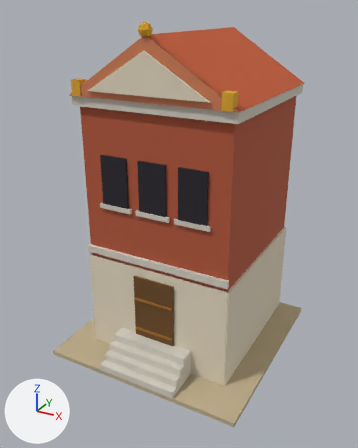
Before and after pictures for a commit that changed the glTF model rzym3d/godot/modele/kuria.glb.
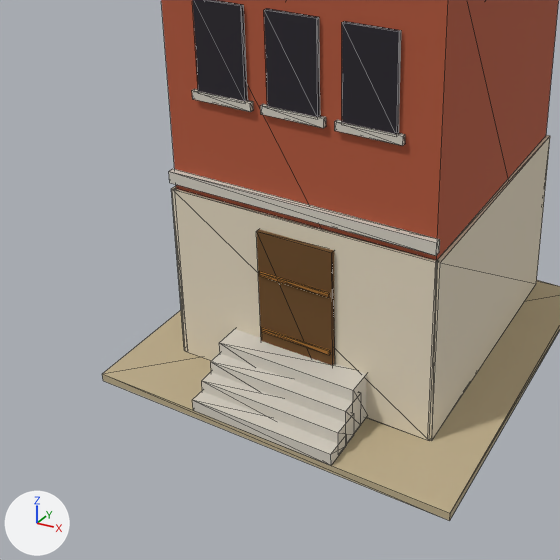
Old and new are each drawn whole from a camera (50 mm lens) standing at (1.91, -3.6, 2.94) and looking at (-0.01, -0.12, 1.2) and again close up on the part from 0% to 81% of the width and 35% to 100% of the height. The axes (+X, +Y, +Z) are drawn at lower left. The lights are the same throughout. The last two pictures show the newer version. The close-ups show mesh edges as thin lines. Vertices at exactly the same position are counted once.

The scene before the commit, as lines of its bpy script (objects in view):
```python
me_kuria = bpy.data.meshes.new('kuria')
me_kuria.from_pydata(...)  # 214 vertices, 324 faces; spans x -0.9..0.9, y -0.9..0.9, z 0.0..2.85
me_kuria.materials.append(mat_m_bcac8a)  # beige #bdae8b
me_kuria.materials.append(mat_m_b2583c)  # orange #b35739
me_kuria.materials.append(mat_m_e2d6be)  # pale yellow #e3d7bf
me_kuria.materials.append(mat_m_d4cec2)  # light grey #d5cfc3
me_kuria.materials.append(mat_m_785632)  # brown #79552e
me_kuria.materials.append(mat_m_ba803e)  # orange #bc813c
me_kuria.materials.append(mat_m_28242c)  # black #231f28
me_kuria.materials.append(mat_m_c65c36)  # orange #c75c33
me_kuria.materials.append(mat_m_ce7c56)  # orange #cf7d55
me_kuria.materials.append(mat_m_e8b63a)  # yellow #e9b737
me_kuria.materials.append(mat_m_e8b63a_001)  # yellow #e9b737
ob_kuria = bpy.data.objects.new('kuria', me_kuria)
ob_kuria.location = (0.0, 0.0, 0.0)
```
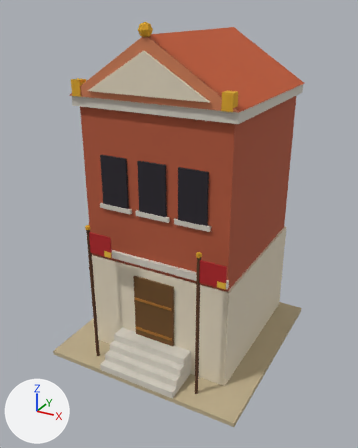
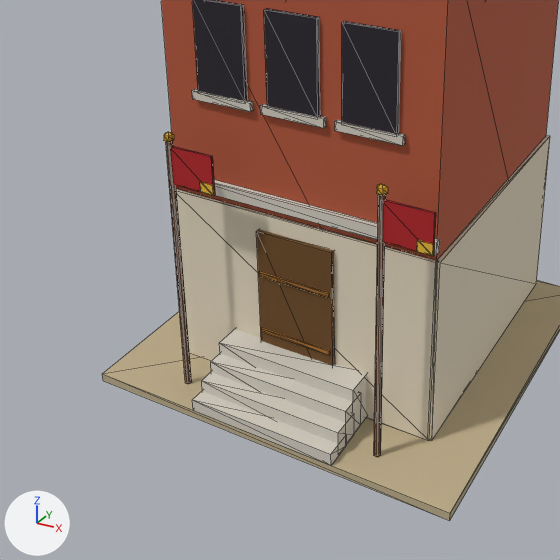
The change, as a diff of the scene's bpy script:
```diff
--- a/rzym3d/godot/modele/kuria.glb.py
+++ b/rzym3d/godot/modele/kuria.glb.py
@@ mat_m_583820 @@
+mat_m_583820 = principled_material('m_583820')
+mat_m_583820.base_color = (0.0963, 0.0356, 0.0104)  # brown #57351a
+mat_m_583820.roughness = 0.85
@@ mat_m_e8b63a_002 @@
+mat_m_e8b63a_002 = principled_material('m_e8b63a.002')
+mat_m_e8b63a_002.base_color = (0.812, 0.476, 0.0385)  # yellow #e9b737
+mat_m_e8b63a_002.roughness = 0.85
@@ mat_m_b02226 @@
+mat_m_b02226 = principled_material('m_b02226')
+mat_m_b02226.base_color = (0.442, 0.0119, 0.0152)  # red #b11c21
+mat_m_b02226.roughness = 0.85
@@ me_kuria @@
 # used by ob_kuria; location = (0.0, 0.0, 0.0)
-me_kuria.from_pydata(...)  # 214 vertices, 324 faces; spans x -0.9..0.9, y -0.9..0.9, z 0.0..2.85
+me_kuria.from_pydata(...)  # 258 vertices, 396 faces; spans x -0.9..0.9, y -0.9..0.9, z 0.0..2.85
+# me_kuria part 1: a new loose piece, a UV sphere (5 segments, 3 rings, poles along z) spanning x -0.521..-0.479, y -0.768..-0.728, z 1.285..1.335, in mat_m_e8b63a (yellow #e9b737)
+# me_kuria part 2: a new loose piece, a UV sphere (5 segments, 3 rings, poles along z) spanning x 0.479..0.521, y -0.768..-0.728, z 1.285..1.335, in mat_m_e8b63a (yellow #e9b737)
+# me_kuria part 3: a new loose piece, a 5-sided cylinder along z spanning x -0.514..-0.486, y -0.762..-0.735, z 0.04..1.29, in mat_m_583820 (brown #57351a)
+# me_kuria part 4: a new loose piece, a 5-sided cylinder along z spanning x 0.486..0.514, y -0.762..-0.735, z 0.04..1.29, in mat_m_583820 (brown #57351a)
 me_kuria.materials.append(mat_m_bcac8a)
@@ me_kuria @@
 me_kuria.materials.append(mat_m_e8b63a_001)
+me_kuria.materials.append(mat_m_583820)  # brown #57351a
@@ me_anim_kolys_flaga_spqr_2 @@
+me_anim_kolys_flaga_spqr_2.from_pydata(...)  # a box spanning x 0.0..0.22, y -0.006..0.006, z -0.2..-0.02, material slot 0; a box spanning x 0.154..0.22, y -0.007..0.007, z -0.2..-0.15, material slot 1
+me_anim_kolys_flaga_spqr_2.materials.append(mat_m_b02226)  # red #b11c21
+me_anim_kolys_flaga_spqr_2.materials.append(mat_m_e8b63a_002)  # yellow #e9b737
@@ me_anim_kolys_flaga_spqr_0 @@
+me_anim_kolys_flaga_spqr_0.from_pydata(...)  # a box spanning x 0.0..0.22, y -0.006..0.006, z -0.2..-0.02, material slot 0; a box spanning x 0.154..0.22, y -0.007..0.007, z -0.2..-0.15, material slot 1
+me_anim_kolys_flaga_spqr_0.materials.append(mat_m_b02226)  # red #b11c21
+me_anim_kolys_flaga_spqr_0.materials.append(mat_m_e8b63a_002)  # yellow #e9b737
@@ ob_anim_kolys_flaga_spqr_2 @@
+ob_anim_kolys_flaga_spqr_2 = bpy.data.objects.new('anim_kolys_flaga_spqr_2', me_anim_kolys_flaga_spqr_2)
+ob_anim_kolys_flaga_spqr_2.location = (0.5, -0.75, 1.29)
@@ ob_anim_kolys_flaga_spqr_0 @@
+ob_anim_kolys_flaga_spqr_0 = bpy.data.objects.new('anim_kolys_flaga_spqr_0', me_anim_kolys_flaga_spqr_0)
+ob_anim_kolys_flaga_spqr_0.location = (-0.5, -0.75, 1.29)
```

What differs and where, as boxes [x1, y1, x2, y2] in the close-ups (560 x 560 px):
'anim_kolys_flaga_spqr_2', added: after [383, 200, 436, 256]
    faces in mat_m_b02226 (red #b11c21): [383, 200, 436, 256]
    faces in mat_m_e8b63a_002 (yellow #e9b737): [417, 240, 435, 256]
'anim_kolys_flaga_spqr_0', added: after [171, 146, 215, 196]
    faces in mat_m_b02226 (red #b11c21): [171, 146, 215, 193]
    faces in mat_m_e8b63a_002 (yellow #e9b737): [200, 182, 215, 196]
part 1 of me_kuria, added: after [164, 132, 174, 142]
part 2 of me_kuria, added: after [377, 184, 388, 195]
part 3 of me_kuria, added: after [166, 141, 192, 384]
part 4 of me_kuria, added: after [374, 194, 386, 457]
